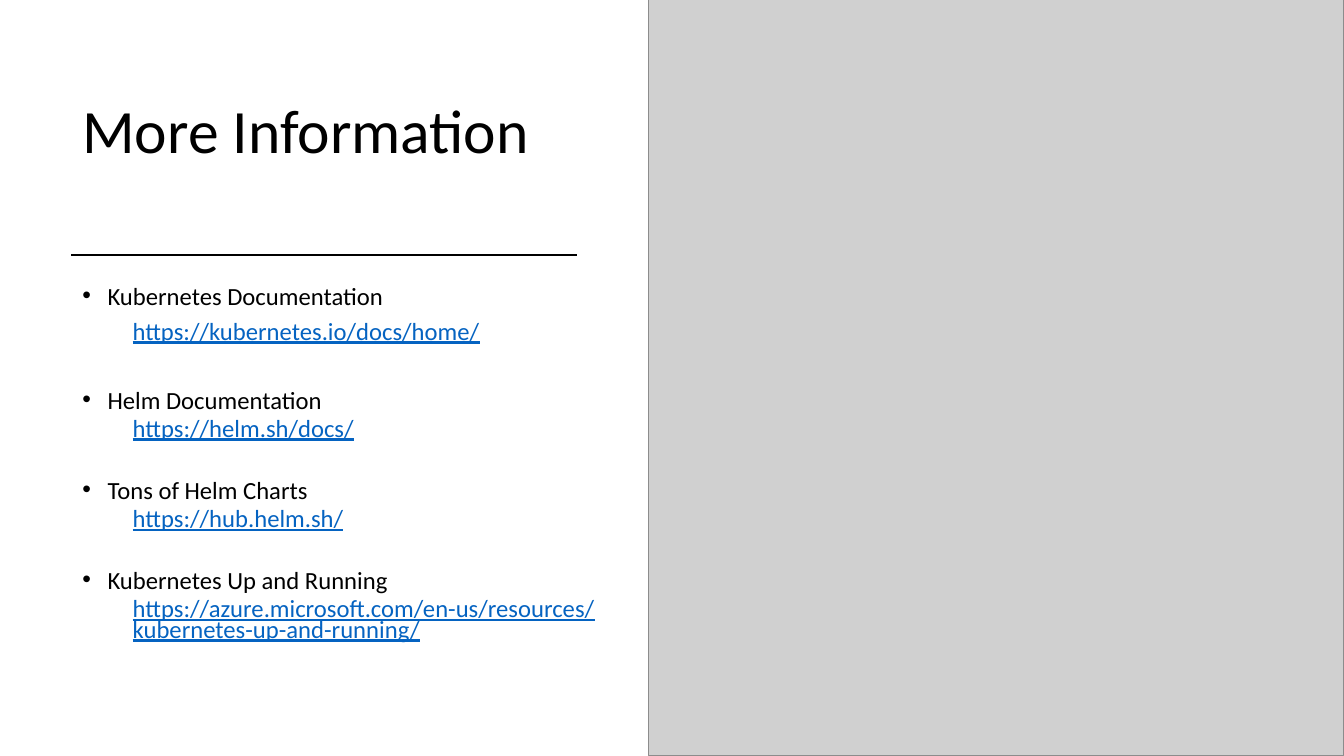
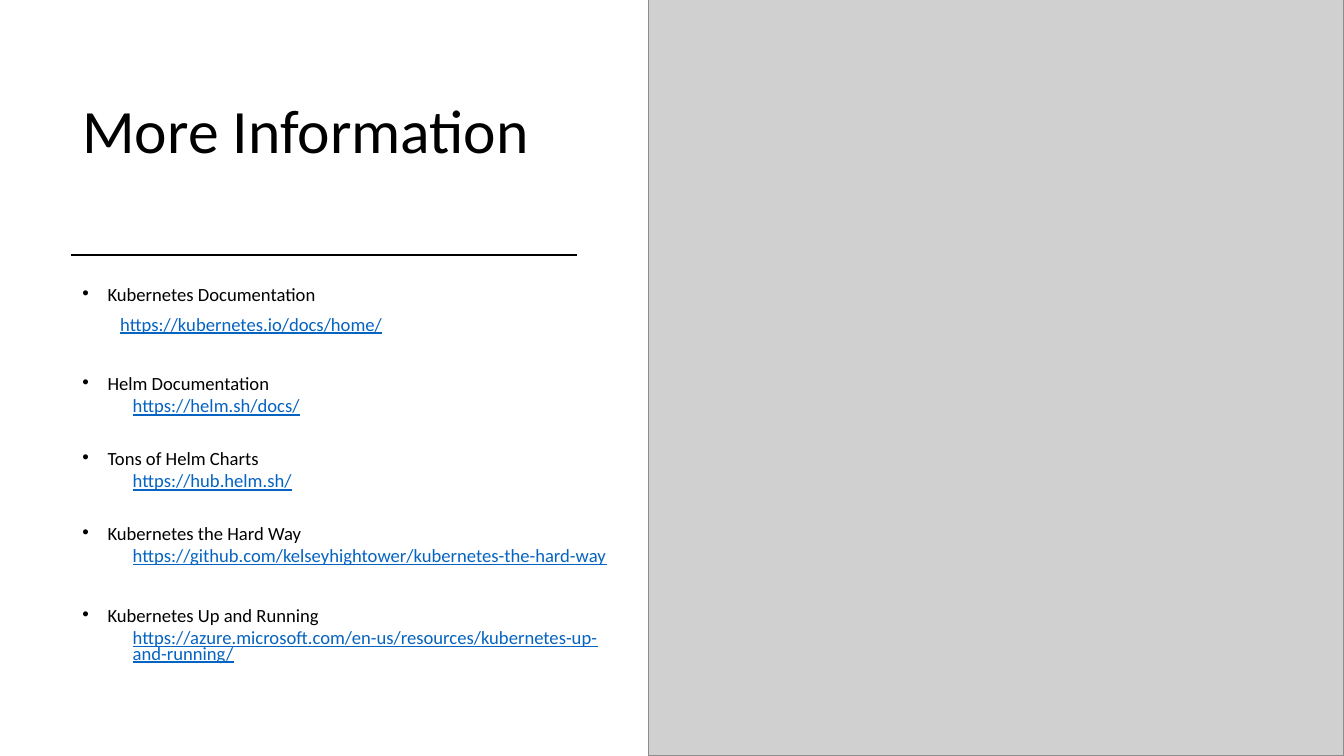
Before and after one commit to chlsmith/docker-and-k8s, a slide deck: slide 15 of fun-with-k8s.pptx. Drawn at 1344x756 pixels with LibreOffice and Linux fonts; fonts in the diff are those of the drawing; grey boxes stand for pictures. Boxes give left, top, right and bottom in pixels: in the first picture for what was removed or moved away, otherwise in the second. Text is boxed around its words. In the diff, an @@ line names an element or a change of style, - is before the commit and + after.

```diff
--- a/fun-with-k8s.pptx
+++ b/fun-with-k8s.pptx
@@ text at [108,288,597,664]: size 17.6 to 13.3 pt in "Kubernetes Documentation", "https://kubernetes.io/docs/home/", "Helm Documentation", "https://helm.sh/docs/" and 4 more places @@
@@ text at [108,527,606,566]: paragraphs added @@
+• Kubernetes the Hard Way
+  https://github.com/kelseyhightower/kubernetes-the-hard-way
```
Also in this commit, not shown: 4 other slides changed.
